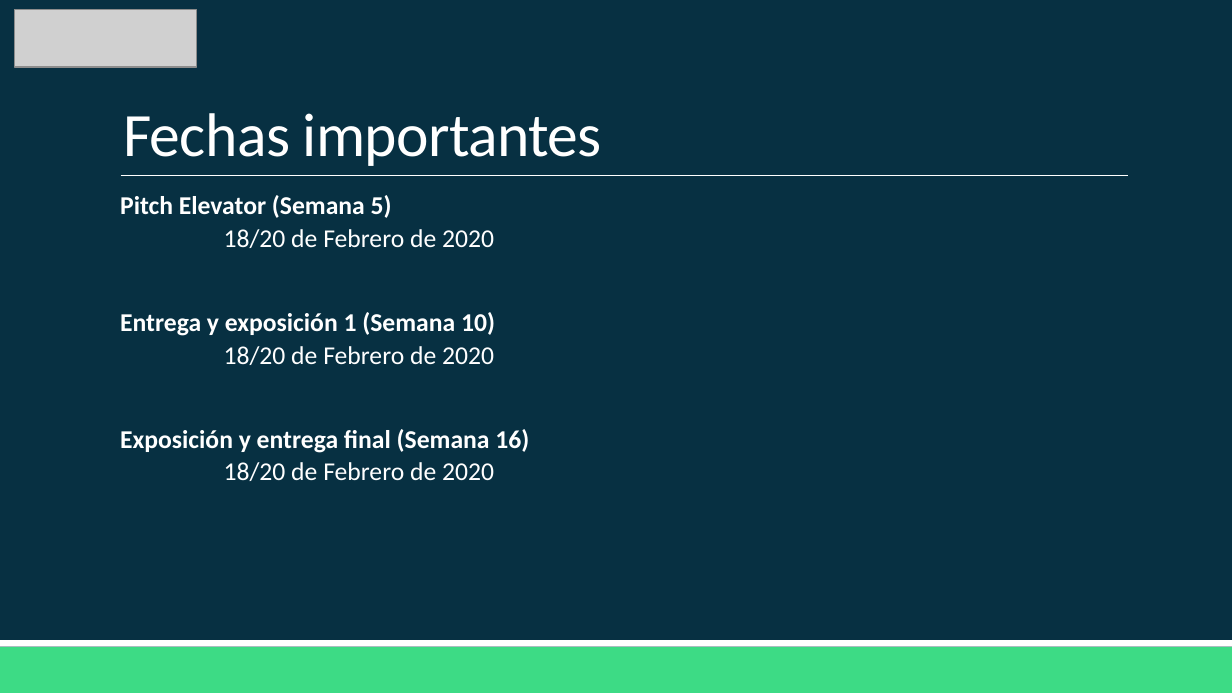
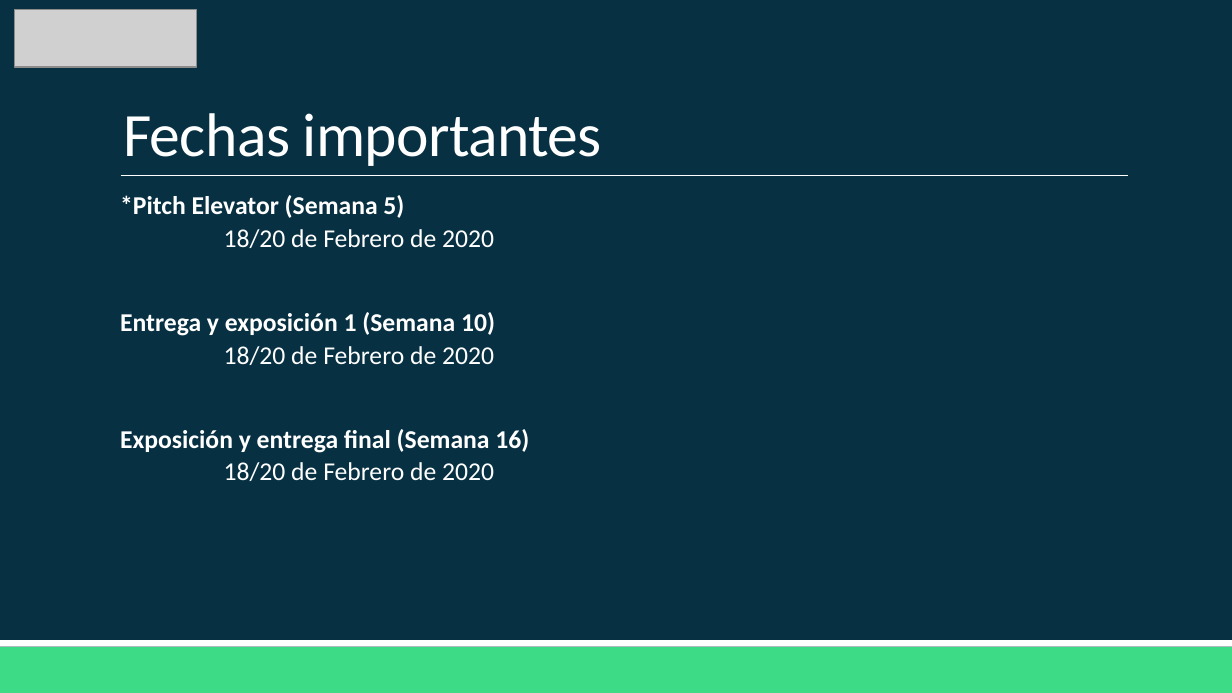
Before and after one commit to Domiciano/AppMoviles201, a slide deck: slide 9 of Clase1/Clase 1.pptx. Drawn at 1232x693 pixels with LibreOffice and Linux fonts; fonts in the diff are those of the drawing; grey boxes stand for pictures. Boxes give left, top, right and bottom in pixels: in the first picture for what was removed or moved away, otherwise in the second. Text is boxed around its words. In the diff, an @@ line names an element or a change of style, - is before the commit and + after.

Commit message:
Initial

```diff
--- a/Clase1/Clase 1.pptx
+++ b/Clase1/Clase 1.pptx
@@ text at <box>120,195,404,218</box>: text changed @@
-  Pitch Elevator (Semana 5)
+  *Pitch Elevator (Semana 5)
```
